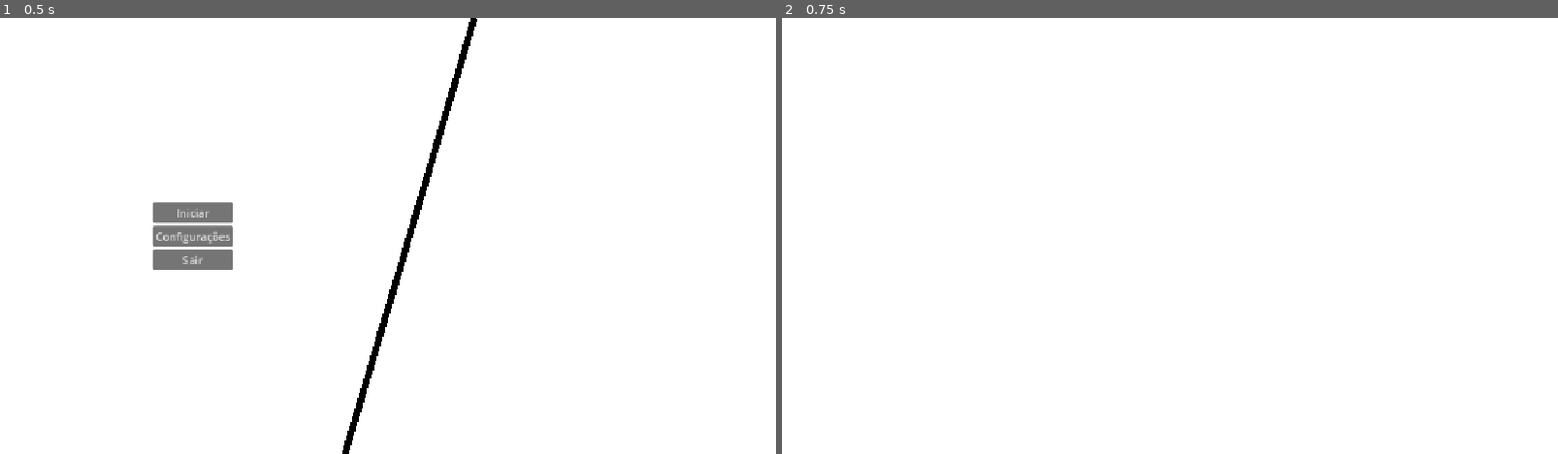
Above: before the commit, frames 1-2 (left to right).
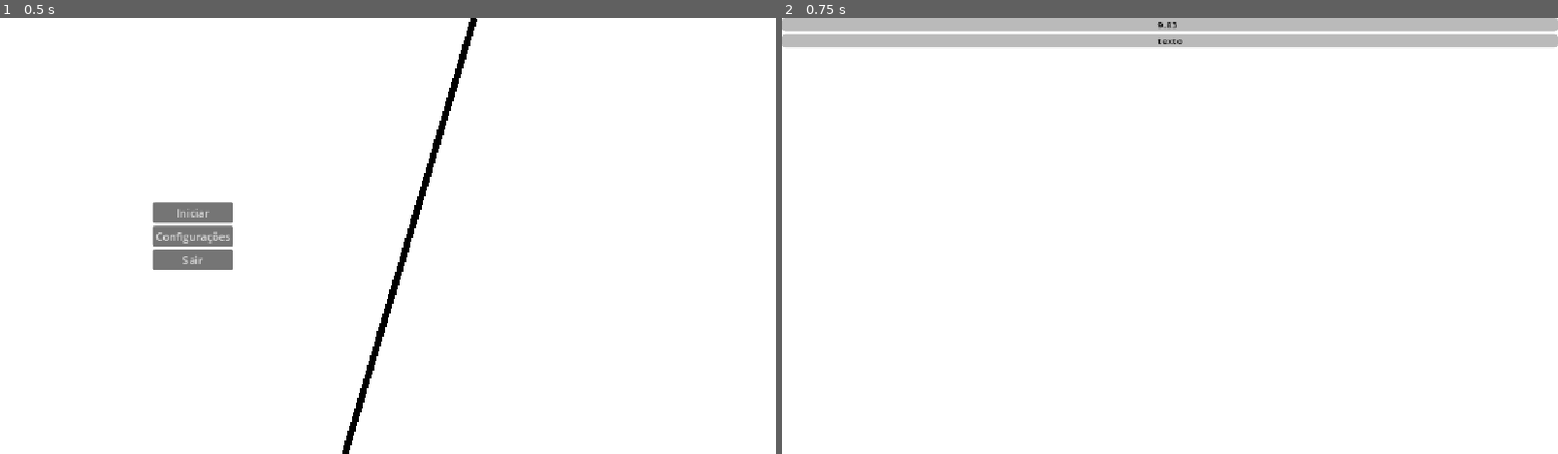
Above: after the commit, the same moments.

Repository: Magistratus-Studio/gmtk
Game: Godot game, scene res://Cenas/menu_inicial.tscn
Same seed, same stepped clock (60 frames per second), same inputs: the game is played once before the commit and once after it.
Inputs:
- Up to frame 1 (0.5 s): no input
- Up to frame 2 (0.75 s): click "Iniciar" at 0.5 s

Frame 1 is identical in both runs. In frame 2, 6.2% of the frame differs, in the area x 0-100%, y 0-7%.

Commit message:
feat: esqueleto para os minigames

Diff:
--- a/gmtk/Cenas/menu_inicial.tscn
+++ b/gmtk/Cenas/menu_inicial.tscn
@@ -1,6 +1,6 @@
 [gd_scene format=3 uid="uid://dcrl7ywx8jwtf"]
 
-[ext_resource type="Script" uid="uid://cs5xb63jk6stj" path="res://Cenas/menu_controller.gd" id="1_4ahfv"]
+[ext_resource type="Script" uid="uid://cs5xb63jk6stj" path="res://Scripts/menu_controller.gd" id="1_4ahfv"]
 [ext_resource type="PackedScene" uid="uid://b1a13bxuslybc" path="res://Cenas/inicio_jogo.tscn" id="2_sm8o4"]
 
 [node name="MenuInicial" type="Control" unique_id=1398046020]
@@ -55,6 +55,7 @@
 points = PackedVector2Array(512, 648, 704, 0)
 default_color = Color(0, 0, 0, 1)
 
+[connection signal="tree_exited" from="." to="." method="_on_tree_exited"]
 [connection signal="pressed" from="VBoxContainer/IniciarButton" to="." method="_on_iniciar_button_pressed"]
 [connection signal="pressed" from="VBoxContainer/ConfigButton" to="." method="_on_config_button_pressed"]
 [connection signal="pressed" from="VBoxContainer/SairButton" to="." method="_on_sair_button_pressed"]
--- /dev/null
+++ b/gmtk/Cenas/minigame_manager.gd
@@ -0,0 +1,31 @@
+extends Control
+
+signal finalizar(situacao: int)
+
+@export_category("Filhos")
+@export var timer_principal: Timer
+@export var timer_minigame: Timer
+@export var barra_timer_principal: ProgressBar
+@export var barra_timer_minigame: ProgressBar
+@export var label_timer_principal: Label
+@export var label_timer_minigame: Label
+
+@export_category("Cena Final")
+@export var tela_conclusao: PackedScene
+
+@export_category("Variáveis")
+@export var TIMER_TOTAL: float = 10.0
+
+func _ready() -> void:
+	self.visible = false
+
+func iniciar() -> void:
+	self.visible = true
+	timer_principal.wait_time = TIMER_TOTAL
+	timer_principal.start()
+
+func _process(_delta: float) -> void:
+	label_timer_principal.text = String.num(timer_principal.time_left, 2)
+
+func _on_timer_principal_timeout() -> void:
+	finalizar.emit(Globais.SUCESSO)
--- a/gmtk/Cenas/minigame_manager_scene.tscn
+++ b/gmtk/Cenas/minigame_manager_scene.tscn
@@ -1,9 +1,76 @@
 [gd_scene format=3 uid="uid://dtge0soaf8pvv"]
 
-[node name="MinigameManagerScene" type="Control" unique_id=1923513264]
+[ext_resource type="Script" uid="uid://cq6oap4i838lv" path="res://Cenas/minigame_manager.gd" id="1_sw5qv"]
+[ext_resource type="PackedScene" uid="uid://b1wqa8wy5xguc" path="res://Cenas/tela_conclusao.tscn" id="2_26w0q"]
+
+[sub_resource type="LabelSettings" id="LabelSettings_lauj7"]
+font_size = 14
+font_color = Color(0, 0, 0, 1)
+
+[node name="MinigameManagerScene" type="Control" unique_id=1923513264 node_paths=PackedStringArray("timer_principal", "timer_minigame", "barra_timer_principal", "barra_timer_minigame", "label_timer_principal", "label_timer_minigame")]
+z_index = 1
 layout_mode = 3
 anchors_preset = 15
 anchor_right = 1.0
 anchor_bottom = 1.0
 grow_horizontal = 2
 grow_vertical = 2
+script = ExtResource("1_sw5qv")
+timer_principal = NodePath("TimerPrincipal")
+timer_minigame = NodePath("TimerMinigame")
+barra_timer_principal = NodePath("VBoxContainer/ProgressBarPrincipal")
+barra_timer_minigame = NodePath("VBoxContainer/ProgressBarMinigame")
+label_timer_principal = NodePath("VBoxContainer2/LabelTimerPrincipal")
+label_timer_minigame = NodePath("VBoxContainer2/LabelTimerMinigame")
+tela_conclusao = ExtResource("2_26w0q")
+
+[node name="TimerPrincipal" type="Timer" parent="." unique_id=1848098506]
+wait_time = 10.0
+one_shot = true
+
+[node name="TimerMinigame" type="Timer" parent="." unique_id=362766242]
+
+[node name="VBoxContainer" type="VBoxContainer" parent="." unique_id=2137940629]
+layout_mode = 1
+anchors_preset = 10
+anchor_right = 1.0
+grow_horizontal = 2
+
+[node name="ProgressBarPrincipal" type="ProgressBar" parent="VBoxContainer" unique_id=27199852]
+custom_minimum_size = Vector2(0, 20)
+layout_mode = 2
+step = 1.0
+show_percentage = false
+
+[node name="ProgressBarMinigame" type="ProgressBar" parent="VBoxContainer" unique_id=355027769]
+custom_minimum_size = Vector2(0, 20)
+layout_mode = 2
+step = 1.0
+show_percentage = false
+
+[node name="VBoxContainer2" type="VBoxContainer" parent="." unique_id=417430033]
+layout_mode = 1
+anchors_preset = 5
+anchor_left = 0.5
+anchor_right = 0.5
+offset_left = -18.0
+offset_right = 18.0
+offset_bottom = 44.0
+grow_horizontal = 2
+
+[node name="LabelTimerPrincipal" type="Label" parent="VBoxContainer2" unique_id=235755349]
+layout_mode = 2
+text = "texto"
+label_settings = SubResource("LabelSettings_lauj7")
+vertical_alignment = 1
+metadata/_edit_use_anchors_ = true
+
+[node name="LabelTimerMinigame" type="Label" parent="VBoxContainer2" unique_id=1447960999]
+layout_mode = 2
+text = "texto"
+label_settings = SubResource("LabelSettings_lauj7")
+horizontal_alignment = 1
+vertical_alignment = 1
+metadata/_edit_use_anchors_ = true
+
+[connection signal="timeout" from="TimerPrincipal" to="." method="_on_timer_principal_timeout"]
--- a/gmtk/Scripts/Globais.gd
+++ b/gmtk/Scripts/Globais.gd
@@ -1 +1,3 @@
 extends Node
+
+enum {SUCESSO, FALHA}
--- a/gmtk/Cenas/menu_controller.gd
+++ b/gmtk/Scripts/menu_controller.gd
@@ -1,6 +1,7 @@
 extends Control
 
 @export var cena_inicio: PackedScene
+
 
 func _on_iniciar_button_pressed() -> void:
 	get_tree().change_scene_to_packed(cena_inicio)
@@ -12,3 +13,7 @@
 
 func _on_config_button_pressed() -> void:
 	pass # Replace with function body.
+
+
+func _on_tree_exited() -> void:
+	MinigameManagerScene.iniciar()
Not shown, added: gmtk/Cenas/minigame_manager.gd.uid
Renamed: gmtk/Cenas/menu_controller.gd.uid -> gmtk/Scripts/menu_controller.gd.uid
